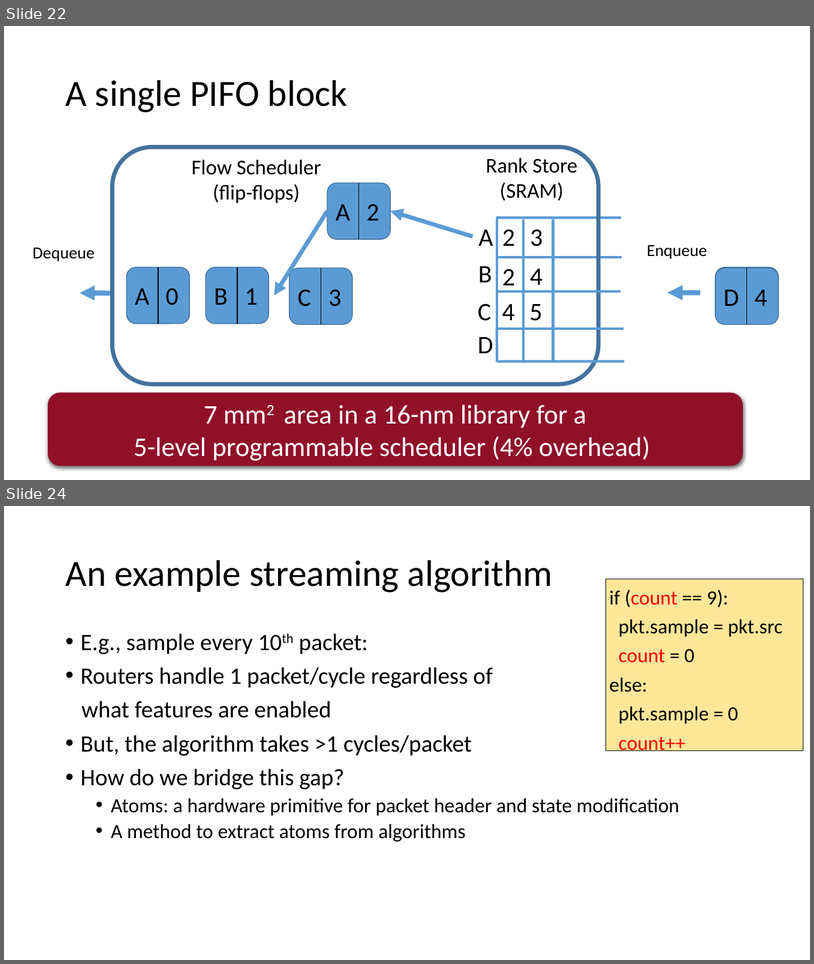
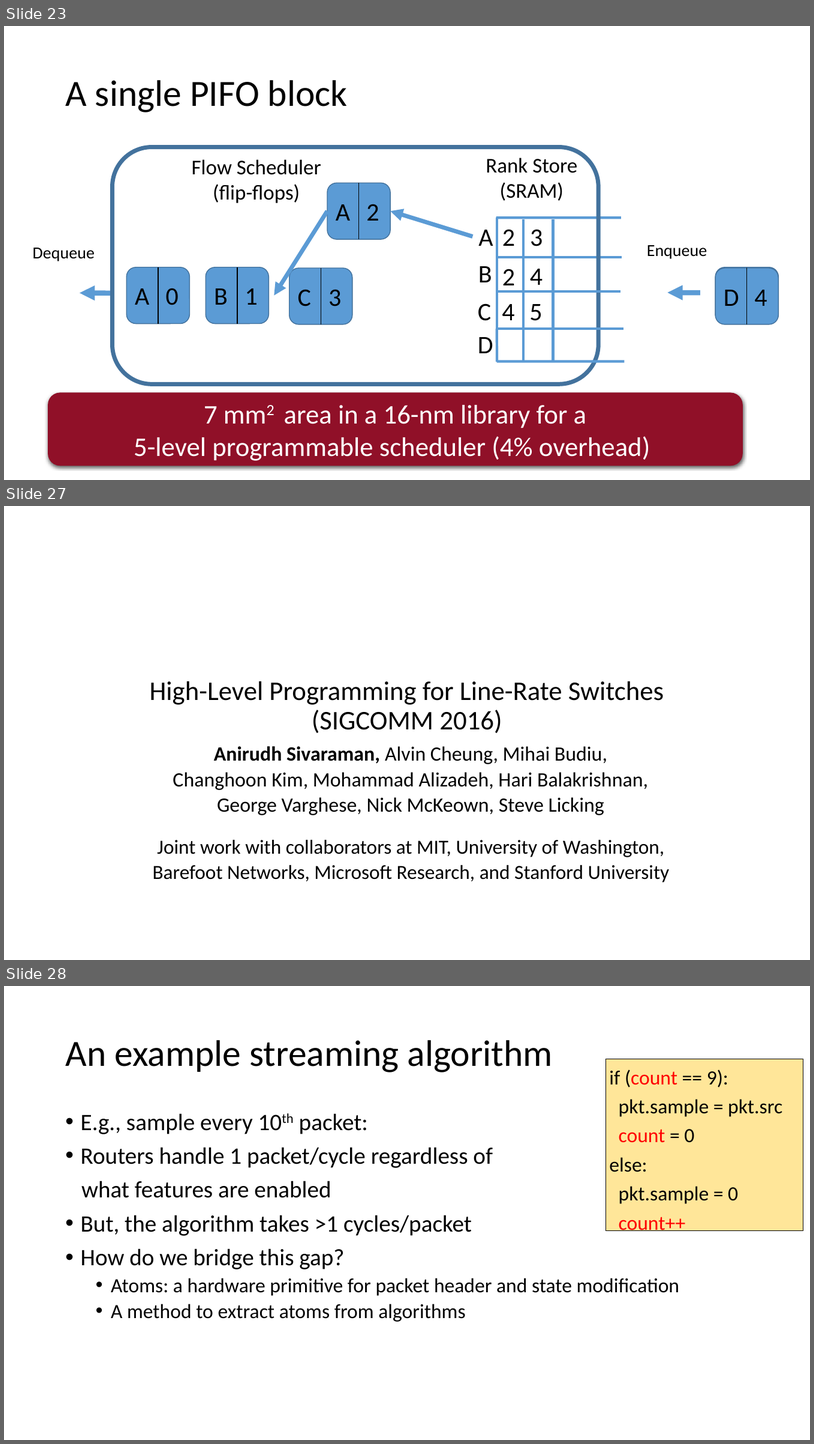
Before and after one commit to anirudhSK/pifo-domino-marple-ppts, a slide deck: combined_domino_pifo.pptx. Shown one above the other, each under a label of ours: slides 22 and 24 before the commit, slides 23, 27 and 28 after it; the slides between them are not shown. The pictures are 814x964 and 814x1444 pixels, drawn with LibreOffice and Linux fonts; fonts in the diff are those of the drawing. Boxes give left, top, right and bottom in pixels: in the first picture for what was removed or moved away, otherwise in the second. Text is boxed around its words. In the diff, an @@ line names an element or a change of style, - is before the commit and + after.

```diff
--- a/combined_domino_pifo.pptx
+++ b/combined_domino_pifo.pptx
@@ slide 27 added at (4, 506, 810, 960), background #FFFFFF @@
@@ title added at (150, 681, 664, 733), 32 pt, text #000000 @@
+High-Level Programming for Line-Rate Switches
+(SIGCOMM 2016)
@@ subtitle added at (153, 746, 670, 882), 24.2 pt, text #000000 @@
+Anirudh Sivaraman, Alvin Cheung, Mihai Budiu,
+Changhoon Kim, Mohammad Alizadeh, Hari Balakrishnan,
+George Varghese, Nick McKeown, Steve Licking
+Joint work with collaborators at MIT, University of Washington,
+Barefoot Networks, Microsoft Research, and Stanford University
@@ what was slide 22 is now slide 23 @@
@@ what was slide 24 is now slide 28 @@
```
Also in this commit, not shown: 4 slides changed, 5 other slides added.
